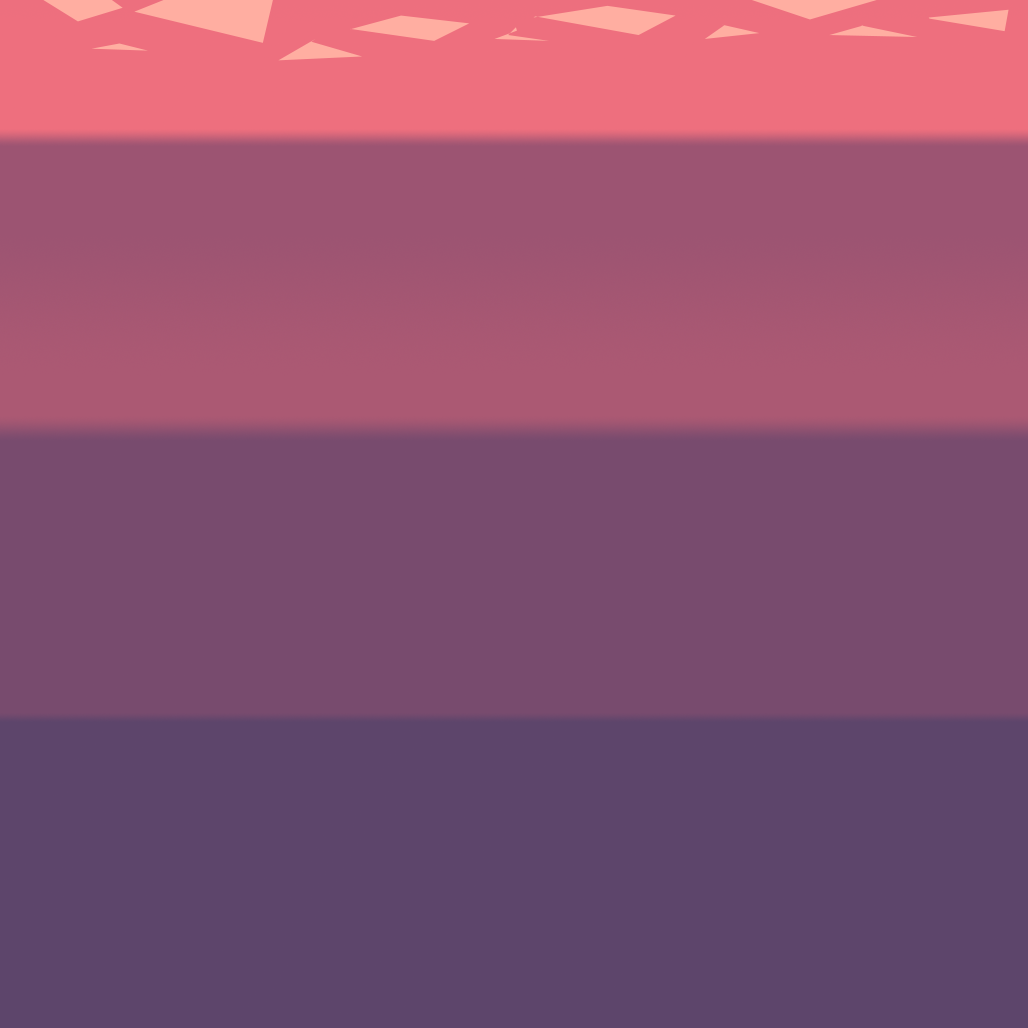
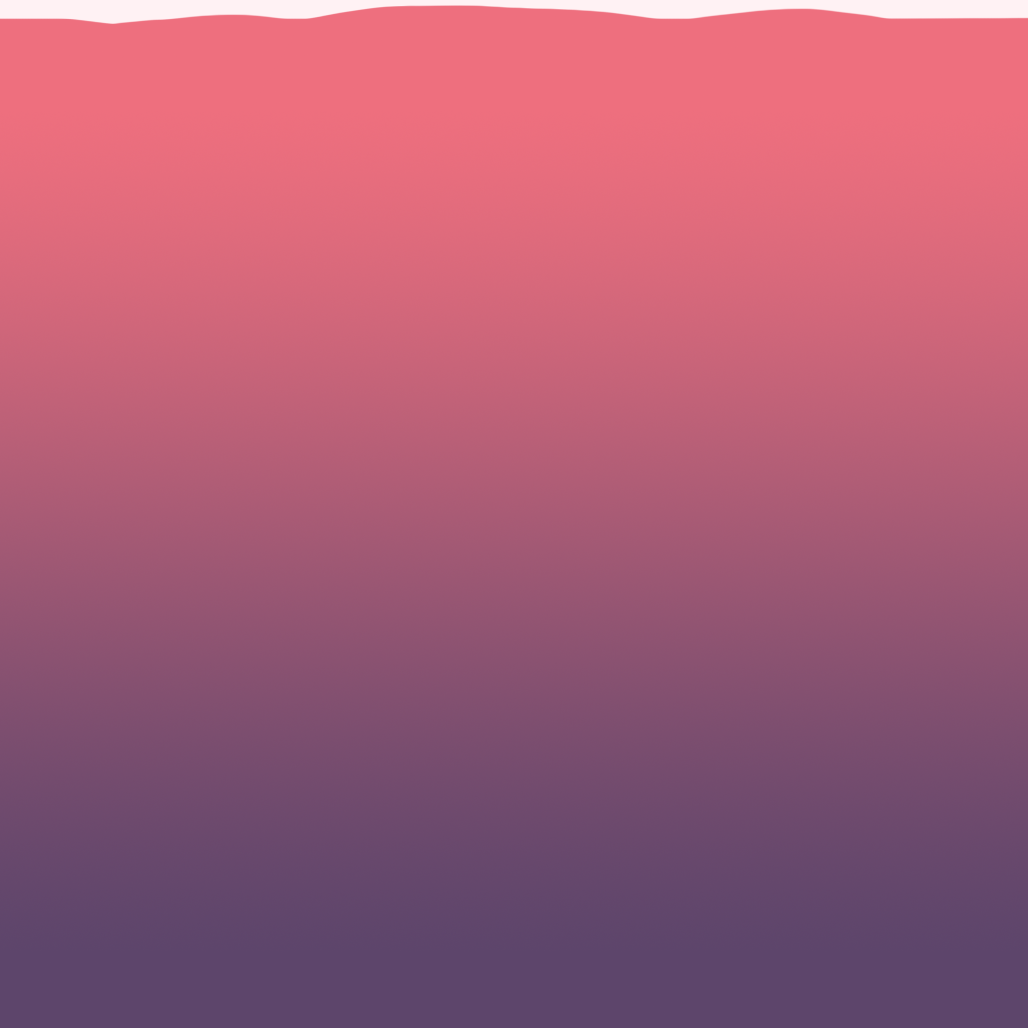
Layered file, before and after one edit (w=1028, h=1028). Changes by layer:
added layer "Layer 2" above "Layer 1" over [0, 0, 1028, 931]
painted on "Gradient Fill 1" over [0, 0, 1028, 931]
